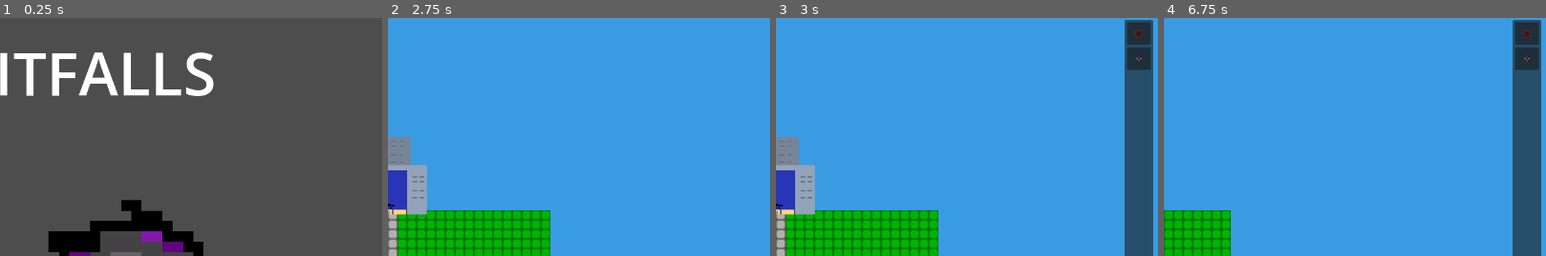
Above: before the commit, frames 1-4 (left to right).
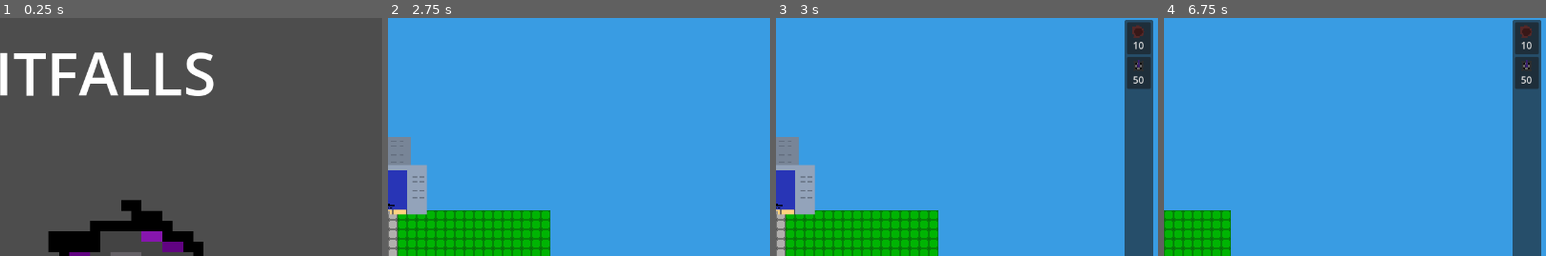
Above: after the commit, the same moments.

Repository: FrameXX/game-jam-02-2026
Game: Godot game, scene res://scenes/main_menu.tscn
Same seed, same stepped clock (60 frames per second), same inputs: the game is played once before the commit and once after it.
Inputs (mouse positions are % of the whole screen's width and height, from its top left; square brackets give the same spot before the commit, where the layout moved):
- Up to frame 1 (0.25 s): no input
- Up to frame 2 (2.75 s): click "Play" at 0.5 s; click "LEVEL 1" at 1.25 s; click "Start" at 2 s
- Up to frame 3 (3 s): click "Build" at 2.75 s
- Up to frame 4 (6.75 s): click (98, 12) [98, 11] at 3.5 s; click (98, 19) [98, 16] at 4.25 s; click "+10" at 5 s; click (65, 87) at 5.75 s; tap Enter at 6.5 s; move the mouse to (72, 45) at 6.52 s; hold Right (ui_right) from 6.53 s (still down); click (72, 45) at 6.67 s
The pictures show only the part of the screen within x 50-100%, y 8-58%; the shares and areas given below are measured in that part.

Frames 1-2 are identical in both runs. In frame 3, 0.8% of the frame differs, in the area x 92-98%, y 3-30%; in frame 4, 0.8%.

Commit message:
Improeve building panel HUD

Diff:
--- a/scenes/hud.tscn
+++ b/scenes/hud.tscn
@@ -1,11 +1,11 @@
 [gd_scene format=3 uid="uid://cftgkr22fkpxd"]
 
-[ext_resource type="Script" uid="uid://m55mfcpgya63" path="res://scripts/HUD_controller.gd" id="1_5pdws"]
-[ext_resource type="Script" path="res://scripts/building_panel.gd" id="1_ahhtf"]
+[ext_resource type="Script" path="res://scripts/HUD_controller.gd" id="1_5pdws"]
+[ext_resource type="Script" uid="uid://du0kpq5p75cmj" path="res://scripts/building_panel.gd" id="1_ahhtf"]
 [ext_resource type="Script" uid="uid://ccqoof8sts1n4" path="res://scripts/main_hud_panel.gd" id="1_oo0fn"]
 [ext_resource type="Texture2D" uid="uid://dkb8u1iwcskbh" path="res://assets/hole.png" id="3_5ysmq"]
 [ext_resource type="Texture2D" uid="uid://v4hoc1oxqg63" path="res://assets/plasma_shell.png" id="4_6fi6k"]
-[ext_resource type="Script" uid="uid://cvseh6wf04bii" path="res://scripts/hole_button.gd" id="4_uo2fv"]
+[ext_resource type="Script" path="res://scripts/hole.gd" id="4_uo2fv"]
 [ext_resource type="Texture2D" uid="uid://ej3wua1cthrx" path="res://assets/cross_button.png" id="6_047uy"]
 
 [sub_resource type="GDScript" id="GDScript_5ysmq"]
@@ -138,15 +138,21 @@
 [node name="Hole" type="Button" parent="CanvasLayer/Control/Building/MarginContainer/HBoxContainer" unique_id=23713512]
 custom_minimum_size = Vector2(0, 38)
 layout_mode = 2
+text = "10"
 icon = ExtResource("3_5ysmq")
 icon_alignment = 1
+vertical_icon_alignment = 0
+expand_icon = true
 script = ExtResource("4_uo2fv")
 
 [node name="PlasmaShell" type="Button" parent="CanvasLayer/Control/Building/MarginContainer/HBoxContainer" unique_id=125831343]
 custom_minimum_size = Vector2(0, 38)
 layout_mode = 2
+text = "50"
 icon = ExtResource("4_6fi6k")
 icon_alignment = 1
+vertical_icon_alignment = 0
+expand_icon = true
 
 [node name="Panel" type="Panel" parent="CanvasLayer" unique_id=1306409436]
 anchors_preset = 7
